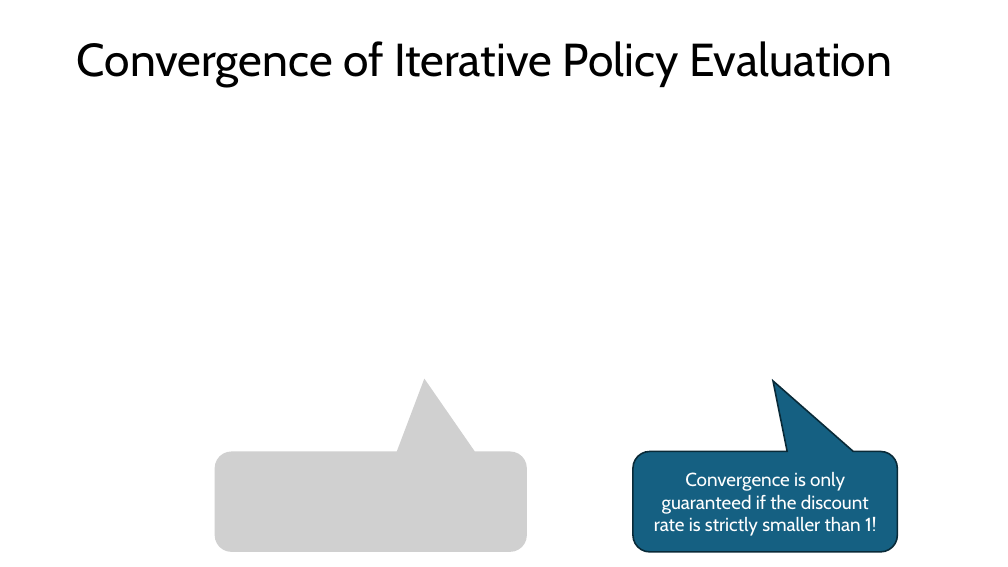
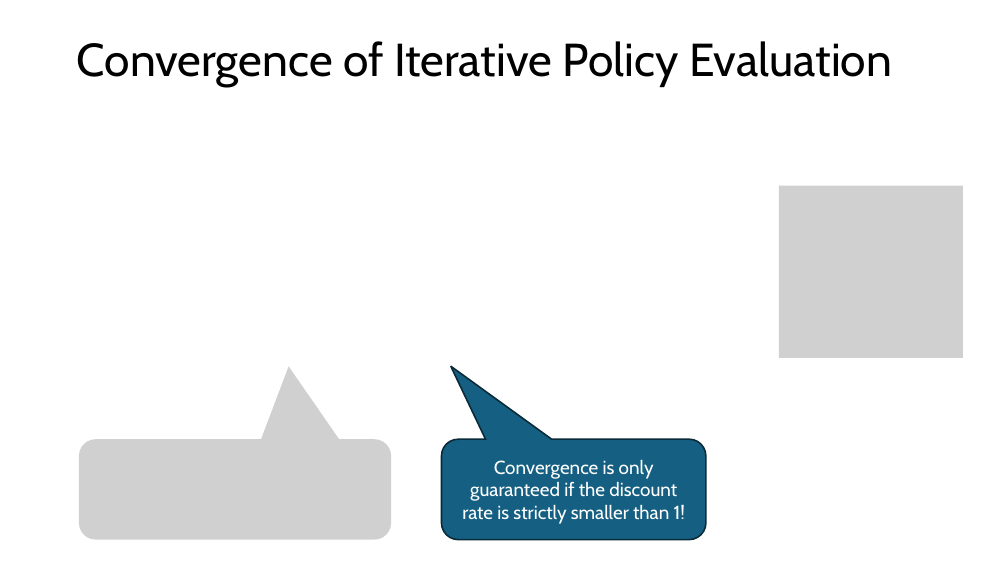
Before and after one commit to mhahsler/Introduction_to_Reinforcement_Learning, a slide deck: slide 10 of slides/Lecture_Chapter04.pptx. Drawn at 1008x567 pixels with LibreOffice and Linux fonts; fonts in the diff are those of the drawing; grey boxes stand for pictures. Boxes give left, top, right and bottom in pixels: in the first picture for what was removed or moved away, otherwise in the second. Text is boxed around its words. In the diff, an @@ line names an element or a change of style, - is before the commit and + after.

```diff
--- a/slides/Lecture_Chapter04.pptx
+++ b/slides/Lecture_Chapter04.pptx
@@ picture added at (x1=779, y1=186, x2=963, y2=358) @@
@@ picture moved from (x1=215, y1=451, x2=527, y2=552) to (x1=79, y1=439, x2=391, y2=540) @@
@@ rounded speech box "Convergence is only guaranteed if ..." moved from (x1=633, y1=451, x2=898, y2=552) to (x1=442, y1=439, x2=706, y2=540) @@
@@ rounded speech box "Convergence is only guaranteed if ..." at (x1=442, y1=439, x2=706, y2=540): proportions changed @@
```
Also in this commit, not shown: 15 other slides changed, 1 slide added, 1 slide removed, 1 other file.
